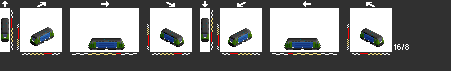
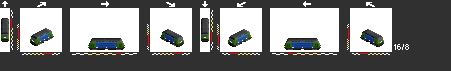
Comparing the layer stacks of the two 451×71 images. Changes:
renamed "Layer 0" to "Layer 6", painted on it over left=44, top=27, right=372, bottom=41
